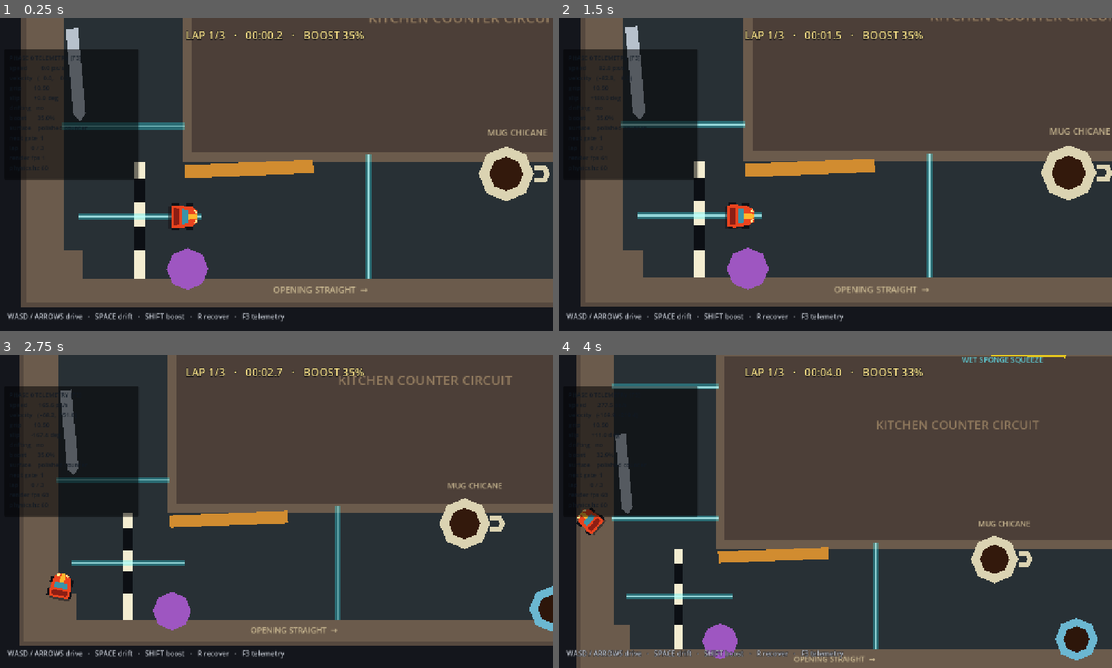
Above: before the commit, frames 1-4 (two rows, left to right).
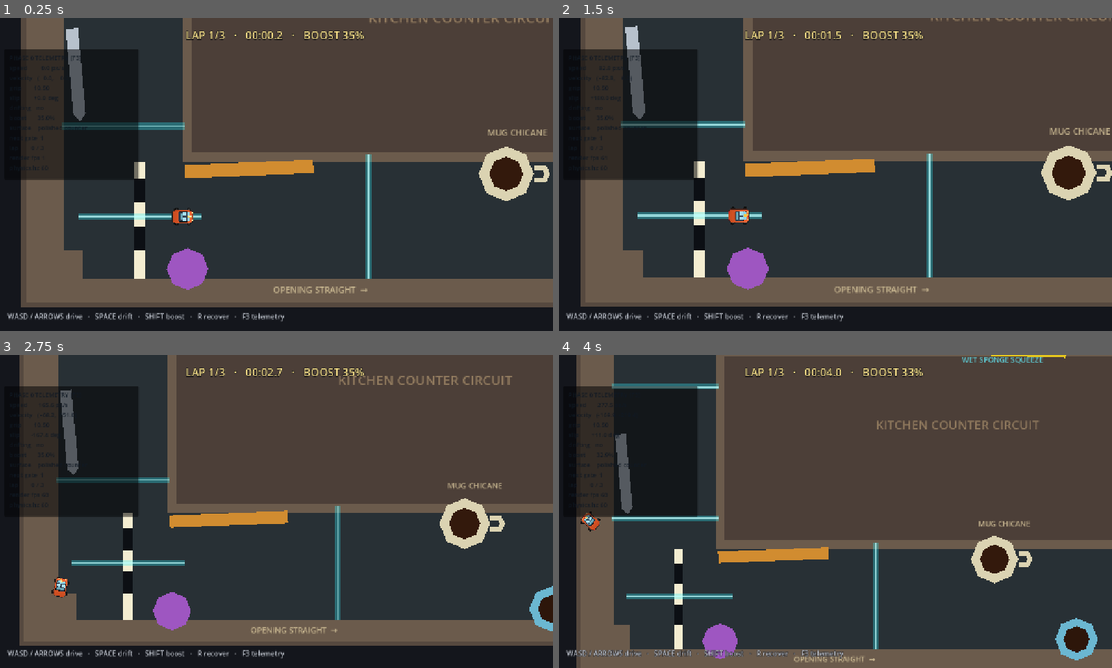
Above: after the commit, the same moments.

Repository: jfrader/pocket-circuit
Game: Godot game, scene res://scenes/race/prototype_race.tscn
Two runs of this game, one before a commit and one after it. Both use one fixed random seed, a clock stepped at 60 frames per second and the inputs below.
Inputs:
- Up to frame 1 (0.25 s): no input
- Up to frame 2 (1.5 s): tap Enter at 0.5 s; hold D (steer_right) 0.53-1.28 s; hold Shift (boost) 0.53-1.28 s; hold S (brake) from 1.28 s (still down); tap Shift (boost) at 1.35 s
- Up to frame 3 (2.75 s): release S (brake) at 2.03 s; hold D (steer_right) from 2.03 s (still down); hold Shift (boost) from 2.03 s (still down)
- Up to frame 4 (4 s): release D (steer_right) at 2.78 s; release Shift (boost) at 2.78 s; hold W (accelerate) 2.78-3.53 s; tap Shift (boost) at 2.85 s; hold A (steer_left) from 3.53 s (still down); hold Shift (boost) from 3.53 s (still down)

The runs differ from the first frame. In frame 1, 0.4% of the frame differs, in the area x 30-36%, y 59-68%; in frame 2, 0.4%; in frame 3, 0.3%; in frame 4, 0.3%.

Commit message:
Phase 0: styled Rustbug car sprite (grok asset, GURI-113)
Grok-generated top-down toy-car sprite (896x1050, SVG->PNG via Godot
MCP): warm orange body, exaggerated wheels, racing stripe, antenna.
Attached as CarSprite under VisualRoot at 0.05 scale, old graybox
polygons hidden. Original fictional design (no real-car refs, spec
§55.3 / §109).

Diff:
--- a/scenes/vehicles/rustbug.tscn
+++ b/scenes/vehicles/rustbug.tscn
@@ -1,6 +1,7 @@
 [gd_scene format=3 uid="uid://dg3wsgfax1t31"]
 
 [ext_resource type="Script" uid="uid://b1621ao3hm2ec" path="res://scripts/vehicle/vehicle_controller.gd" id="1_vsirl"]
+[ext_resource type="Texture2D" uid="uid://ywpe5hf3878g" path="res://assets/models/rustbug.png" id="2_llb7f"]
 
 [sub_resource type="CapsuleShape2D" id="CapsuleShape2D_vsirl"]
 radius = 18.0
@@ -21,46 +22,61 @@
 [node name="VisualRoot" type="Node2D" parent="." unique_id=1180616441]
 
 [node name="Shadow" type="Polygon2D" parent="VisualRoot" unique_id=2147182020]
+visible = false
 position = Vector2(3, 5)
 color = Color(0.08, 0.07, 0.09, 0.5)
 polygon = PackedVector2Array(-23, 24, -25, 8, -20, -21, -12, -31, 12, -31, 20, -21, 25, 8, 23, 24)
 
 [node name="RearLeftWheel" type="Polygon2D" parent="VisualRoot" unique_id=1031740085]
+visible = false
 color = Color(0.06, 0.07, 0.09, 1)
 polygon = PackedVector2Array(-28, 6, -20, 6, -20, 22, -28, 22)
 
 [node name="RearRightWheel" type="Polygon2D" parent="VisualRoot" unique_id=1238968371]
+visible = false
 color = Color(0.06, 0.07, 0.09, 1)
 polygon = PackedVector2Array(20, 6, 28, 6, 28, 22, 20, 22)
 
 [node name="FrontLeftWheel" type="Polygon2D" parent="VisualRoot" unique_id=1276401206]
+visible = false
 color = Color(0.06, 0.07, 0.09, 1)
 polygon = PackedVector2Array(-27, -22, -19, -22, -19, -7, -27, -7)
 
 [node name="FrontRightWheel" type="Polygon2D" parent="VisualRoot" unique_id=241024418]
+visible = false
 color = Color(0.06, 0.07, 0.09, 1)
 polygon = PackedVector2Array(19, -22, 27, -22, 27, -7, 19, -7)
 
 [node name="Body" type="Polygon2D" parent="VisualRoot" unique_id=1902567890]
+visible = false
 color = Color(0.92, 0.27, 0.12, 1)
 polygon = PackedVector2Array(-22, 24, -24, 10, -20, -20, -12, -31, 12, -31, 20, -20, 24, 10, 22, 24)
 
 [node name="HoodStripe" type="Polygon2D" parent="VisualRoot" unique_id=1438105861]
+visible = false
 color = Color(1, 0.72, 0.18, 1)
 polygon = PackedVector2Array(-4, -31, 5, -31, 6, -10, -5, -10)
 
 [node name="Windshield" type="Polygon2D" parent="VisualRoot" unique_id=417136460]
+visible = false
 color = Color(0.23, 0.58, 0.66, 1)
 polygon = PackedVector2Array(-14, -11, 14, -11, 16, 2, -16, 2)
 
 [node name="RearDeck" type="Polygon2D" parent="VisualRoot" unique_id=322195910]
+visible = false
 color = Color(0.55, 0.12, 0.08, 1)
 polygon = PackedVector2Array(-17, 7, 17, 7, 18, 19, -18, 19)
 
 [node name="LeftHeadlight" type="Polygon2D" parent="VisualRoot" unique_id=337114700]
+visible = false
 color = Color(1, 0.94, 0.58, 1)
 polygon = PackedVector2Array(-14, -29, -7, -31, -7, -26, -13, -24)
 
 [node name="RightHeadlight" type="Polygon2D" parent="VisualRoot" unique_id=400460571]
+visible = false
 color = Color(1, 0.94, 0.58, 1)
 polygon = PackedVector2Array(7, -31, 14, -29, 13, -24, 7, -26)
+
+[node name="CarSprite" type="Sprite2D" parent="VisualRoot" unique_id=47377684]
+scale = Vector2(0.05, 0.05)
+texture = ExtResource("2_llb7f")
Binary file added: assets/models/rustbug.png
